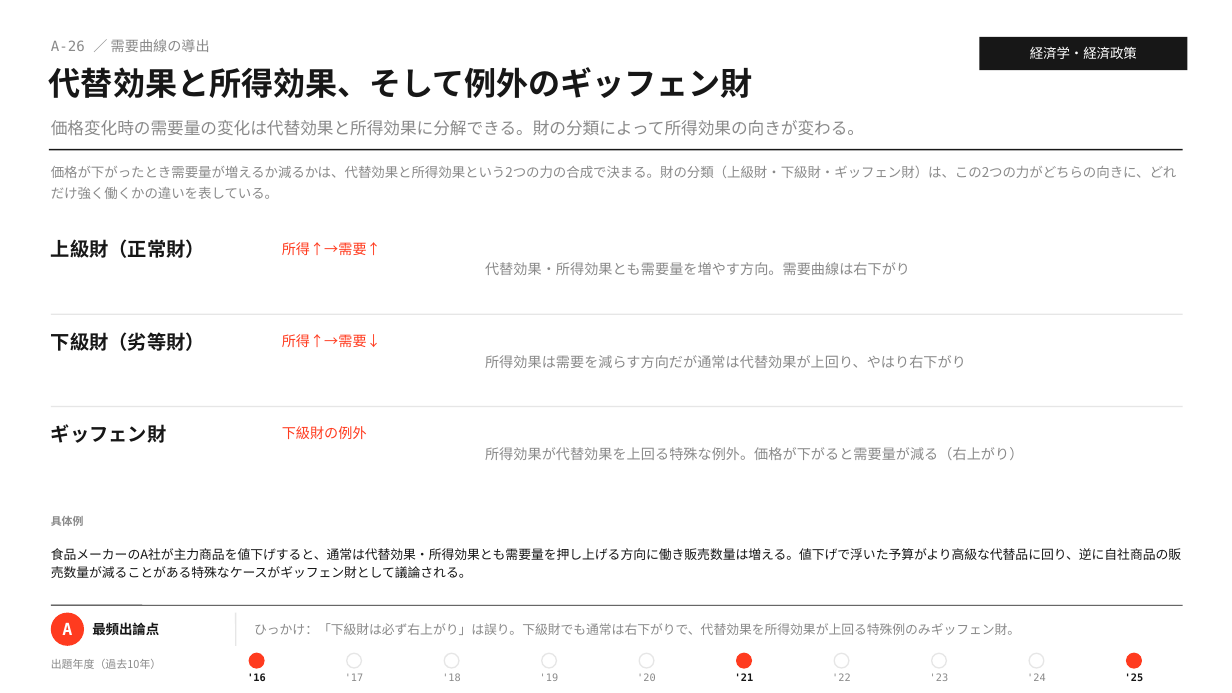
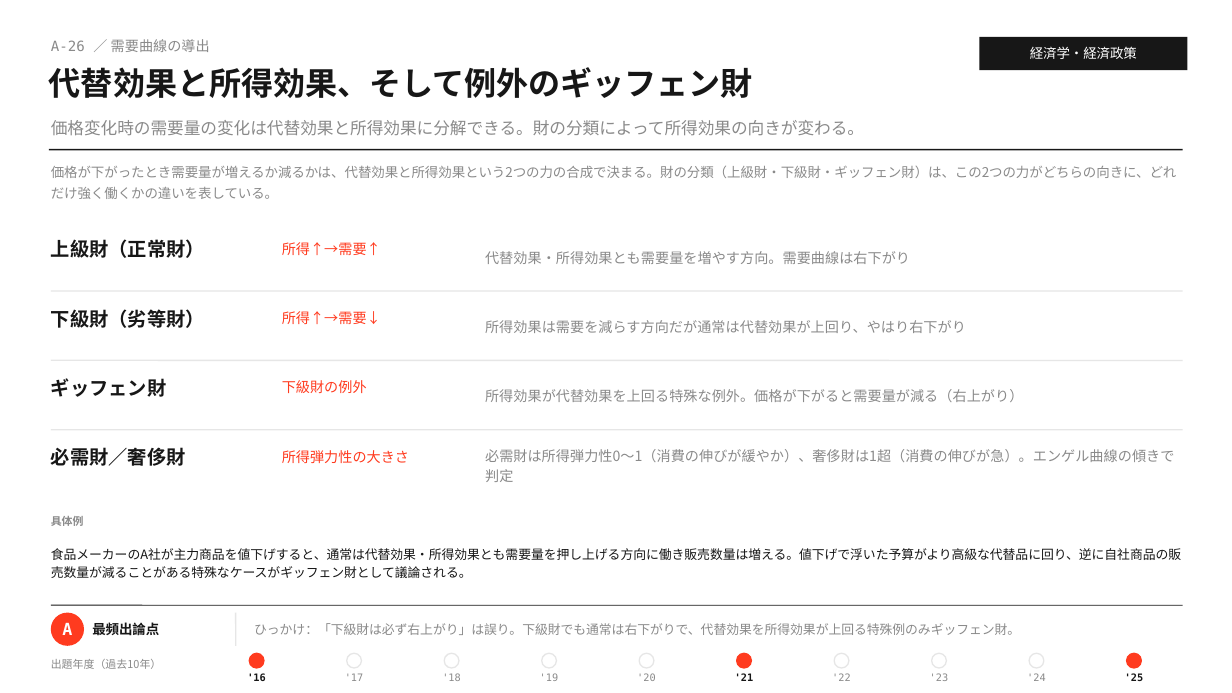
Before and after one commit to MasatoshiSano/SMEC, a slide deck: slide 41 of slides/1st_stage/A_economics.pptx. Drawn at 1232x693 pixels with LibreOffice and Linux fonts; fonts in the diff are those of the drawing. Boxes give left, top, right and bottom in pixels: in the first picture for what was removed or moved away, otherwise in the second. Text is boxed around its words. In the diff, an @@ line names an element or a change of style, - is before the commit and + after.

```diff
--- a/slides/1st_stage/A_economics.pptx
+++ b/slides/1st_stage/A_economics.pptx
@@ text "代替効果・所得効果とも需要量を増やす方向。需要曲線は右下がり" moved from (x1=485, y1=262, x2=910, y2=275) to (x1=485, y1=251, x2=910, y2=264) @@
@@ 2 texts, 1 line moved together from (x1=51, y1=314, x2=1183, y2=351) to (x1=51, y1=291, x2=1183, y2=328) @@
@@ text "所得効果は需要を減らす方向だが通常は代替効果が上回り、やはり右下がり" moved from (x1=485, y1=355, x2=966, y2=368) to (x1=485, y1=320, x2=966, y2=333) @@
@@ text "ギッフェン財" moved from (x1=51, y1=424, x2=166, y2=443) to (x1=51, y1=378, x2=166, y2=397) @@
@@ line added from (51, 360) to (1183, 360), #E6E6E6 1 pt @@
@@ text "下級財の例外" moved from (x1=282, y1=426, x2=367, y2=439) to (x1=282, y1=380, x2=367, y2=393) @@
@@ text "所得効果が代替効果を上回る特殊な例外。価格が下がると需要量が減る（右上がり）" moved from (x1=485, y1=447, x2=1023, y2=460) to (x1=485, y1=389, x2=1023, y2=402) @@
@@ line moved from (51, 407) - (1183, 407) to (51, 430) - (1183, 430) @@
@@ text added at (x1=51, y1=447, x2=186, y2=466), 15 pt, text #171717, bold @@
+必需財／奢侈財
@@ text added at (x1=485, y1=449, x2=1174, y2=482), 11 pt, text #8A8A8A @@
+必需財は所得弾力性0〜1（消費の伸びが緩やか）、奢侈財は1超（消費の伸びが急）。エンゲル曲線の傾きで判定
@@ text added at (x1=282, y1=450, x2=409, y2=463), 11 pt, text #FF3B1F @@
+所得弾力性の大きさ
```
Also in this commit, not shown: 12 other slides changed, 3 other files.
